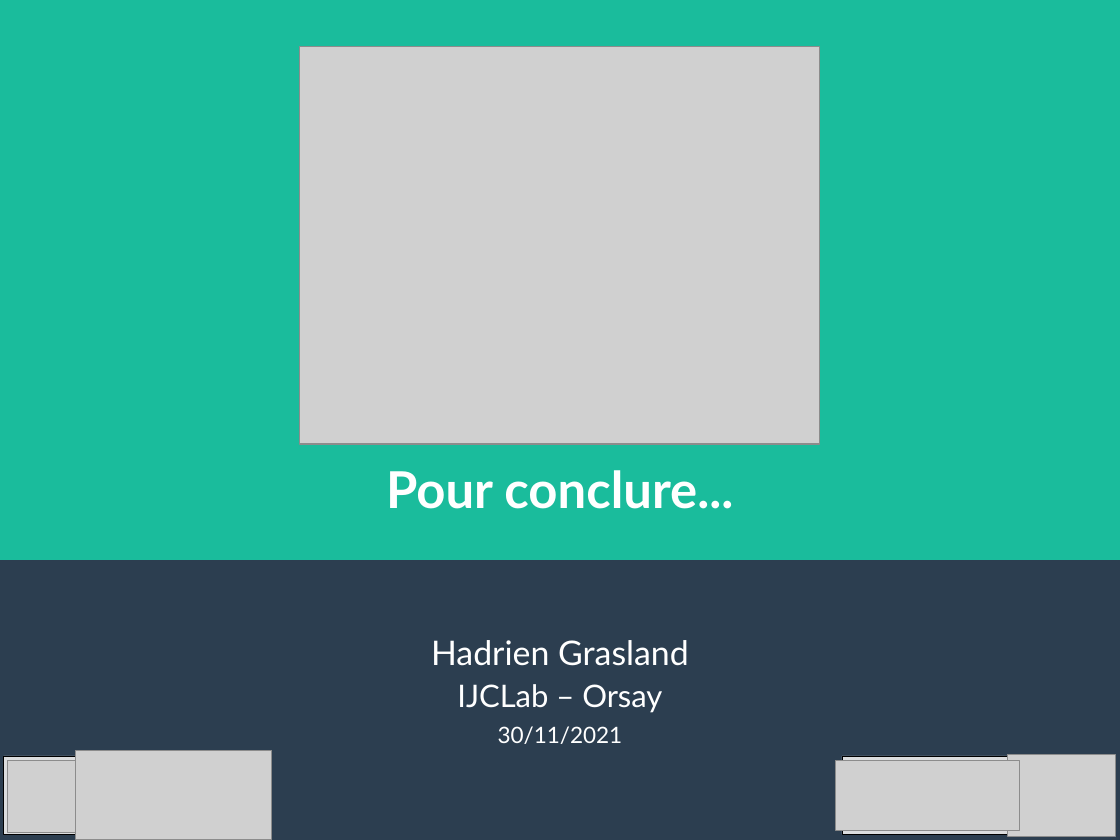
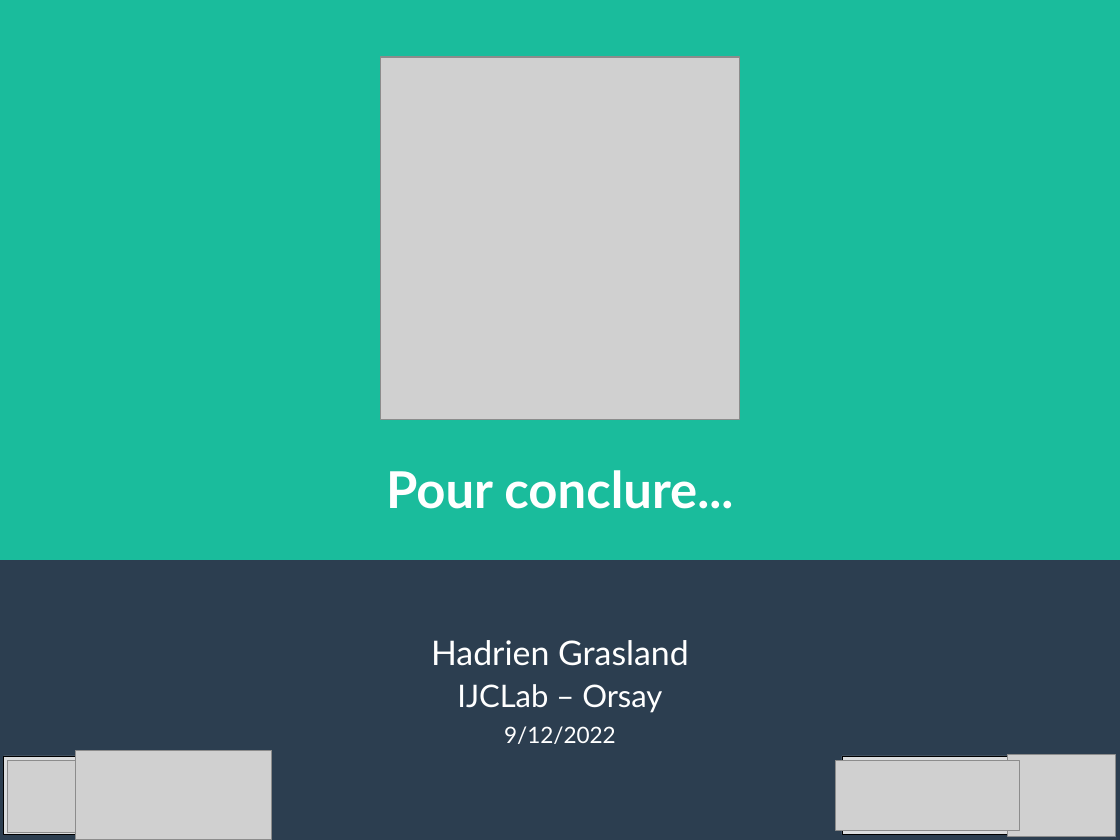
Before and after one commit to pushou/formation-git, a slide deck: slide 1 of PresRecap-J2.odp. Drawn at 1120x840 pixels with LibreOffice and Linux fonts; fonts in the diff are those of the drawing; grey boxes stand for pictures. Boxes give left, top, right and bottom in pixels: in the first picture for what was removed or moved away, otherwise in the second. Text is boxed around its words. In the diff, an @@ line names an element or a change of style, - is before the commit and + after.

```diff
--- a/PresRecap-J2.odp
+++ b/PresRecap-J2.odp
@@ picture: place and size @@
-picture at <box>300,47,820,444</box>
+picture at <box>381,57,740,420</box>
@@ subtitle at <box>504,726,616,744</box>: text changed @@
-30/11/2021
+9/12/2022
```
Also in this commit, not shown: 14 other files.
